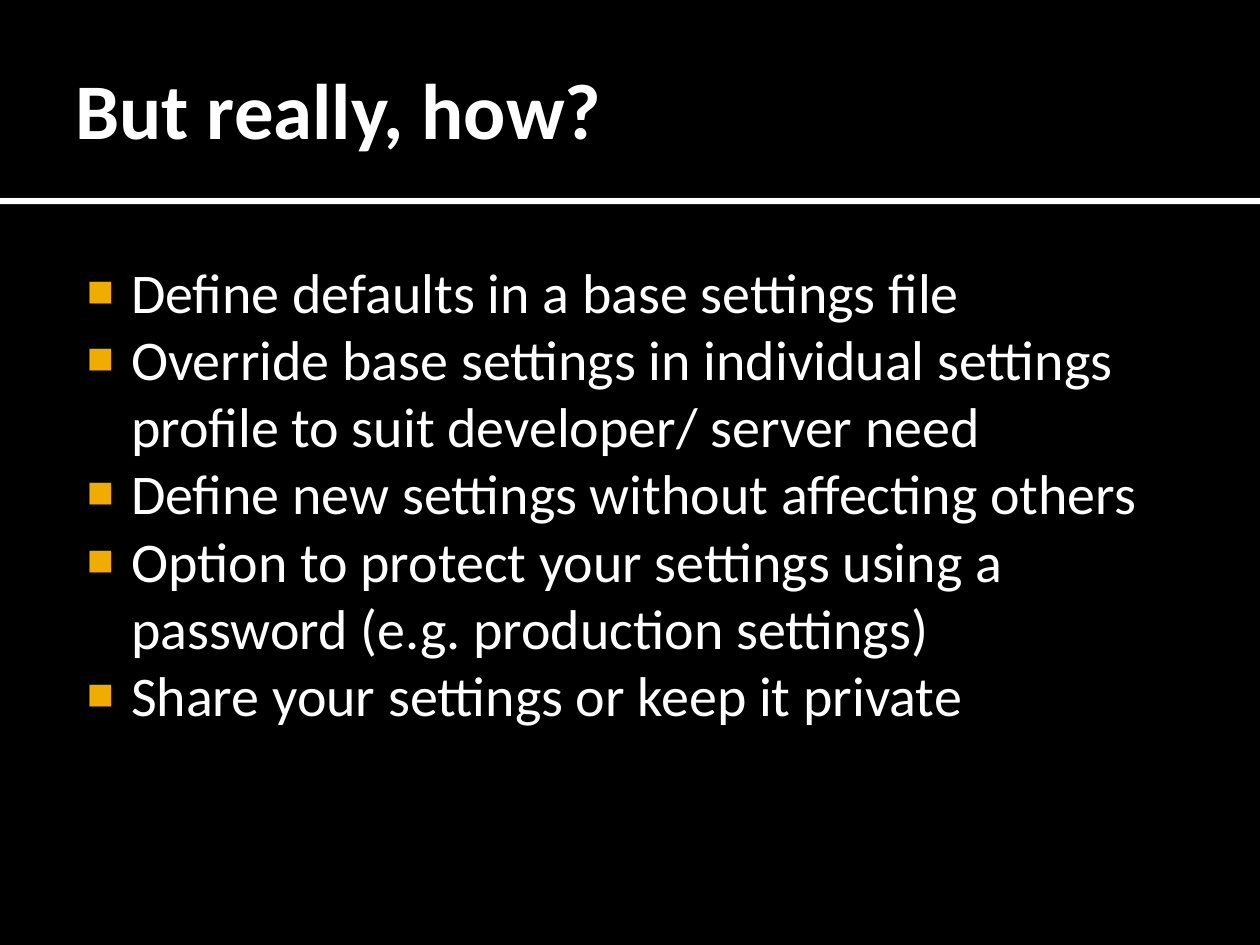
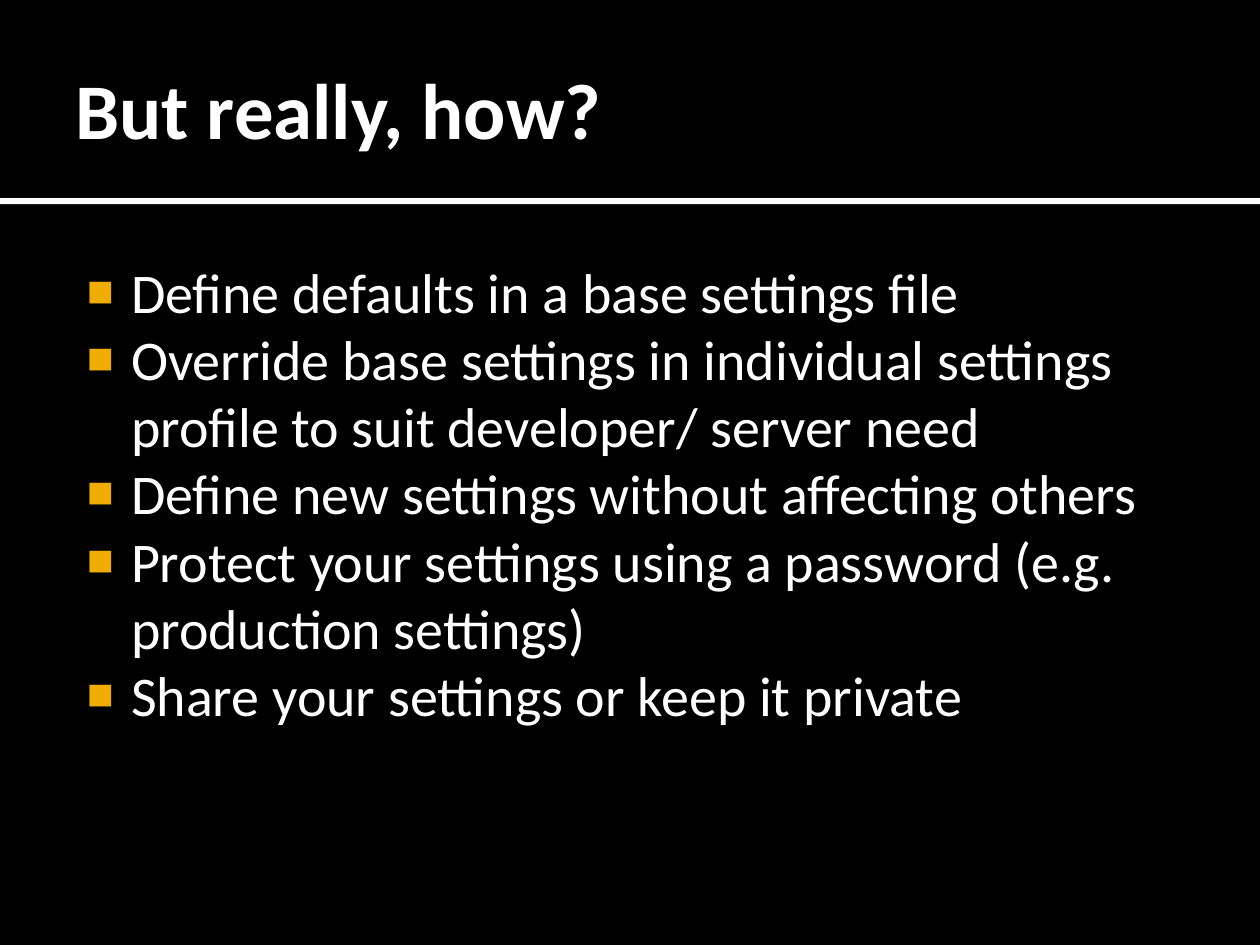
Before and after one commit to tarequeh/django-config, a slide deck: slide 7 of docs/Jockeying.pptx. Drawn at 1260x945 pixels with LibreOffice and Linux fonts; fonts in the diff are those of the drawing. Boxes give left, top, right and bottom in pixels: in the first picture for what was removed or moved away, otherwise in the second. Text is boxed around its words. In the diff, an @@ line names an element or a change of style, - is before the commit and + after.

```diff
--- a/docs/Jockeying.pptx
+++ b/docs/Jockeying.pptx
@@ text at [131, 541, 1114, 659]: text changed @@
-■ Option to protect your settings using a password (e.g. production settings)
+■ Protect your settings using a password (e.g. production settings)
```
Also in this commit, not shown: 6 other slides changed.
